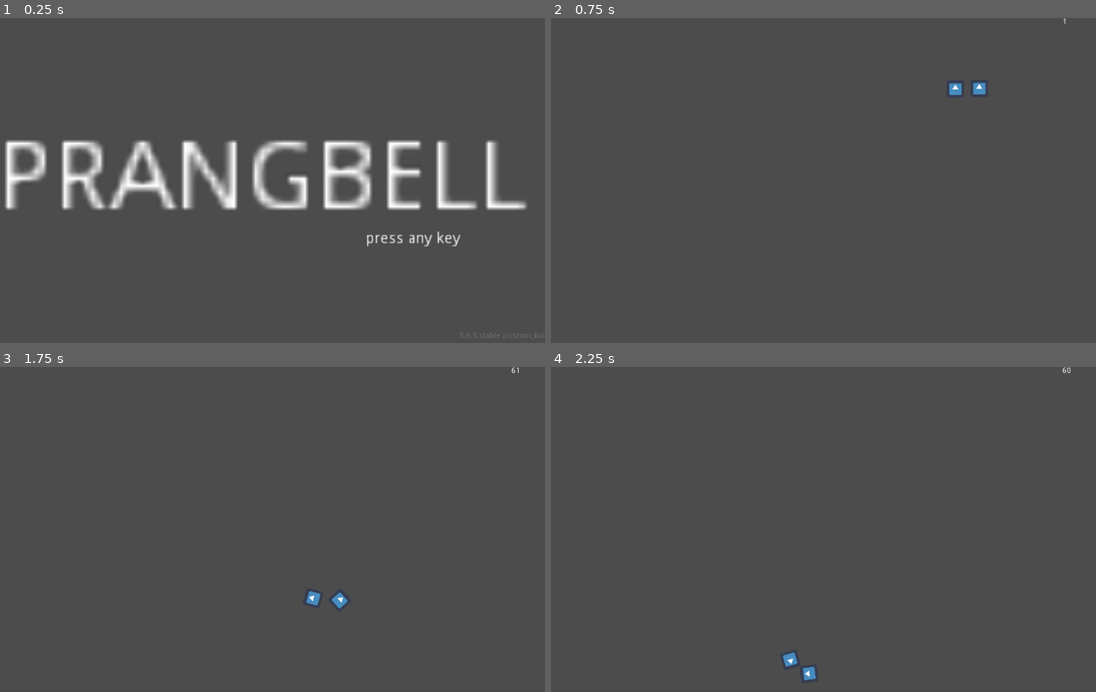
Above: before the commit, frames 1-4 (two rows, left to right).
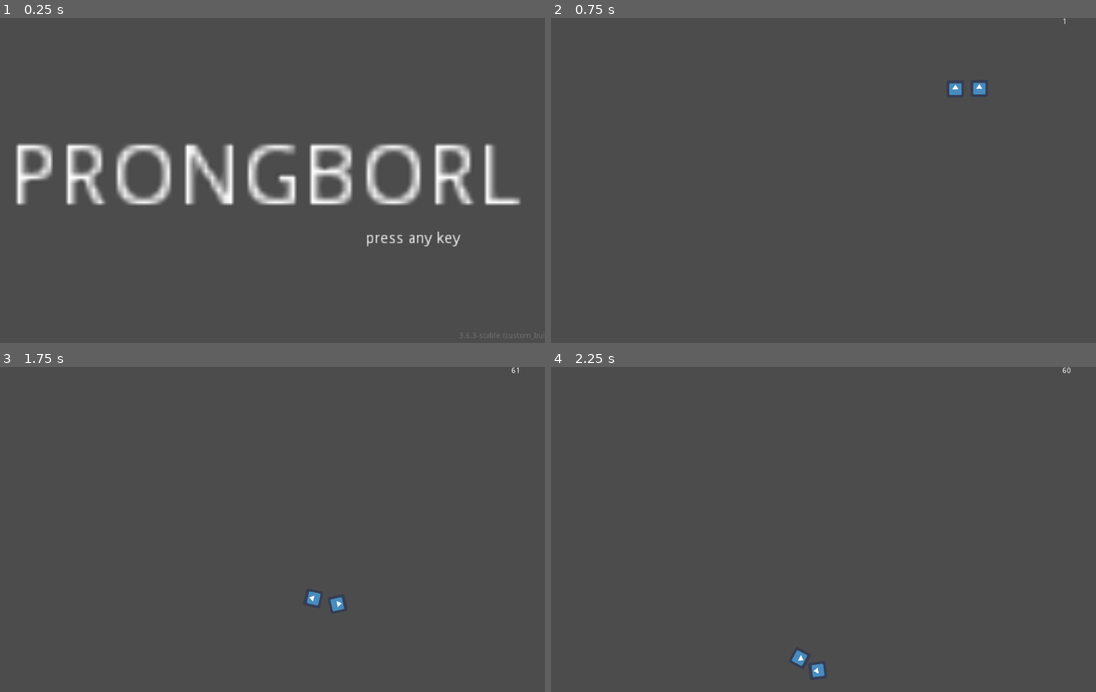
Above: after the commit, the same moments.

Repository: ioxu/pinball
Game: Godot game, scene res://screens/splash.tscn
The game is run twice, just before and just after one commit, with the same random seed, the same clock (stepped at 60 frames per second) and the same inputs. The engine's default icon, where the game draws it, is replaced by a stand-in: a white triangle on a blue panel in a dark square.
Inputs:
- Up to frame 1 (0.25 s): no input
- Up to frame 2 (0.75 s): tap Enter at 0.5 s; hold / (right_paddle) from 0.53 s (still down)
- Up to frame 3 (1.75 s): release / (right_paddle) at 1.28 s; hold Z (left_paddle) from 1.28 s (still down)
- Up to frame 4 (2.25 s): release Z (left_paddle) at 2.03 s; hold / (right_paddle) from 2.03 s (still down)

The runs differ from the first frame. In frame 1, 11% of the frame differs, in the area x 0-97%, y 37-60%; in frame 2, nothing differs; in frame 3, 0.1%; in frame 4, 0.3%.

Commit message:
more paddle parameterisation

Diff:
--- a/levels/test_level.tscn
+++ b/levels/test_level.tscn
@@ -27,11 +27,11 @@
 [node name="level" type="Node2D"]
 
 [node name="paddle" type="Node2D" parent="."]
-position = Vector2( 638, 513 )
-rotation = 2.60054
+position = Vector2( 635, 514 )
+rotation = -3.68264
 script = ExtResource( 1 )
 sidedness = 1
-angle_min = 149
+angle_min = -211
 angle_range = 90
 
 [node name="pivot" type="Node2D" parent="paddle"]
@@ -39,7 +39,7 @@
 [node name="KinematicBody2D" type="KinematicBody2D" parent="paddle/pivot"]
 
 [node name="CollisionShape2D" type="CollisionShape2D" parent="paddle/pivot/KinematicBody2D"]
-position = Vector2( 55, 1 )
+position = Vector2( 50, 0 )
 rotation = -1.5708
 shape = SubResource( 4 )
 
@@ -57,7 +57,7 @@
 [node name="KinematicBody2D" type="KinematicBody2D" parent="paddle2/pivot"]
 
 [node name="CollisionShape2D" type="CollisionShape2D" parent="paddle2/pivot/KinematicBody2D"]
-position = Vector2( 22.868, 1 )
+position = Vector2( 17.868, 0 )
 rotation = -1.5708
 shape = SubResource( 5 )
 
@@ -74,12 +74,12 @@
 [node name="KinematicBody2D" type="KinematicBody2D" parent="paddle3/pivot"]
 
 [node name="CollisionShape2D" type="CollisionShape2D" parent="paddle3/pivot/KinematicBody2D"]
-position = Vector2( 55, 1 )
+position = Vector2( 50, 0 )
 rotation = -1.5708
 shape = SubResource( 6 )
 
 [node name="paddle5" type="Node2D" parent="."]
-position = Vector2( 393, 515 )
+position = Vector2( 391, 514 )
 rotation = 6.84169
 script = ExtResource( 1 )
 angle_min = 392
@@ -90,7 +90,7 @@
 [node name="KinematicBody2D" type="KinematicBody2D" parent="paddle5/pivot"]
 
 [node name="CollisionShape2D" type="CollisionShape2D" parent="paddle5/pivot/KinematicBody2D"]
-position = Vector2( 55, 1 )
+position = Vector2( 50, 0 )
 rotation = -1.5708
 shape = SubResource( 7 )
 
@@ -106,7 +106,7 @@
 [node name="KinematicBody2D" type="KinematicBody2D" parent="paddle6/pivot"]
 
 [node name="CollisionShape2D" type="CollisionShape2D" parent="paddle6/pivot/KinematicBody2D"]
-position = Vector2( 55, 1 )
+position = Vector2( 50, 0 )
 rotation = -1.5708
 shape = SubResource( 8 )
 
--- a/parts/paddle/paddle.gd
+++ b/parts/paddle/paddle.gd
@@ -18,15 +18,15 @@
 enum SIDEDNESS { left,right }
 export(SIDEDNESS) var sidedness = SIDEDNESS.left setget sidedness_setget
 
-#export var angle_max = 20 #setget setget_angle_max
 var angle_max := 0.0
 export var angle_min = -45 setget setget_angle_min
 export var angle_range = 45 setget setget_angle_range
-export(float, .1, 300) var length := 110.0 setget setget_length
+export(float, 0.1, 300) var length := 110.0 setget setget_length
+export(float, 0.1, 100) var radius := 10.0 setget setget_radius
 export var on_speed = 1000.0 # degrees per second?
 export var off_speed = 300.0
 
-export var is_activated = false
+var is_activated = false
 
 onready var _debug_font = Control.new().get_font("")
 
@@ -39,6 +39,7 @@
 #physics shape
 onready var collision_shape = get_node("pivot/KinematicBody2D/CollisionShape2D")
 
+
 func _ready():
 	angle_max = angle_min + angle_range
 	_update_paddle_geometry()
@@ -49,27 +50,18 @@
 	if sidedness == SIDEDNESS.left:
 		if Input.is_action_just_pressed("left_paddle"):
 			if !is_activated:
-				print("left_paddle activate" )
 				is_activated = true
-
 		if Input.is_action_just_released("left_paddle"):
 				is_activated = false
-				print("left_paddle deactivated" )
-
 	if sidedness == SIDEDNESS.right:
 		if Input.is_action_just_pressed("right_paddle"):
 			if !is_activated:
-				print("right_paddle activate" )
 				is_activated = true
-
 		if Input.is_action_just_released("right_paddle"):
 				is_activated = false
-				print("right_paddle deactivated" )
 
 
 func _physics_process(dt):
-	#print("rd",self.rotation_degrees)
-
 	if is_activated:
 		if angle_range > 0.0:
 			self.rotation_degrees += on_speed * dt
@@ -108,35 +100,34 @@
 
 		# negate rotation
 		draw_set_transform ( Vector2.ZERO, -1* self.rotation, Vector2.ONE )
-		draw_line(_debug_angle_range_text_position*0.2 , _debug_angle_range_text_position*0.9 , _arc_colour, 1.0, true)
+		draw_line(_debug_angle_range_text_position * 0.2 , _debug_angle_range_text_position*0.9 , _arc_colour, 1.0, true)
 		draw_string(_debug_font, _debug_angle_range_text_position, _ar+"°", _arc_angele_text_colour)
 
 
 func setget_length(new_value) -> void:
 	length = new_value
-	_debug_angle_range_text_position = Vector2(length -10.0, 0.0).rotated( deg2rad(angle_range) + self.rotation )
+	_debug_angle_range_text_position = Vector2(length - radius, 0.0).rotated( deg2rad(angle_range) + self.rotation )
 	_update_paddle_geometry()
+
+
+func setget_radius(new_value) -> void:
+	radius = new_value
+	_debug_angle_range_text_position = Vector2(length, 0.0).rotated( deg2rad(angle_range) + self.rotation )
+	_update_paddle_geometry()
+
 
 func setget_angle_min(new_value) -> void:
 	print("setget_angle_min -> %s"% [new_value])
 	angle_min = new_value
 	angle_max = angle_min + angle_range
-	_debug_angle_range_text_position = Vector2(length -10.0, 0.0).rotated( deg2rad(angle_range) + self.rotation )
+	_debug_angle_range_text_position = Vector2(length, 0.0).rotated( deg2rad(angle_range) + self.rotation )
 	_update_paddle_geometry()
-
-
-#func setget_angle_max(new_value) -> void:
-#	print("setget_angle_max -> %s"% [new_value])
-#	angle_max = new_value
-#	angle_range = angle_max - angle_min
-#	_update_paddle_geometry()
-#	property_list_changed_notify ( )
 
 
 func setget_angle_range(new_value) -> void:
 	angle_range = new_value
 	angle_max = angle_min + angle_range
-	_debug_angle_range_text_position = Vector2(length -10.0, 0.0).rotated( deg2rad(angle_range) + self.rotation )
+	_debug_angle_range_text_position = Vector2(length , 0.0).rotated( deg2rad(angle_range) + self.rotation )
 	print("setget_angle_range -> %s (new max %s)"%[new_value, angle_max])
 
 
@@ -148,19 +139,6 @@
 
 func _update_paddle_geometry() -> void:
 	if is_instance_valid(collision_shape):
-		collision_shape.set_position(Vector2( length/2.0 ,1))
-		collision_shape.get_shape().height = length -10.0
-
-	if sidedness == SIDEDNESS.left:
-		pass
-#		get_node("pivot/KinematicBody2D/Polygon2D").set_scale(Vector2( -1, 1 ))
-#		var _x = get_node("pivot/KinematicBody2D/CollisionShape2D").get_position().x
-#		get_node("pivot/KinematicBody2D/CollisionShape2D").set_position(Vector2( -1 * _x ,1))
-
-		#rotation_degrees = - angle_min
-#		angle_max *= -1
-#		angle_min *= -1
-
-	elif sidedness == SIDEDNESS.right:
-		pass
-		#rotation_degrees = angle_min
+		collision_shape.set_position(Vector2( length/2.0 - radius/2.0 ,0.0))
+		collision_shape.get_shape().radius = radius
+		collision_shape.get_shape().height = length - radius
--- a/screens/game.gd
+++ b/screens/game.gd
@@ -19,7 +19,7 @@
 	$fps_label.text = str(Engine.get_frames_per_second())
 
 
-func _input(event):
+func _input(_event):
 	if Input.is_action_pressed("ui_cancel"):
 		get_tree().quit()
 
--- a/screens/splash.tscn
+++ b/screens/splash.tscn
@@ -6,12 +6,12 @@
 script = ExtResource( 1 )
 
 [node name="Label" type="Label" parent="."]
-margin_left = 16.0
-margin_top = 212.0
-margin_right = 91.0
-margin_bottom = 226.0
-rect_scale = Vector2( 13.0135, 13.0135 )
-text = "PRANGBELL"
+margin_left = 38.0
+margin_top = 220.0
+margin_right = 120.0
+margin_bottom = 234.0
+rect_scale = Vector2( 11.4936, 11.4936 )
+text = "PRONGBORL"
 
 [node name="engine_version" type="Label" parent="."]
 modulate = Color( 1, 1, 1, 0.188235 )
